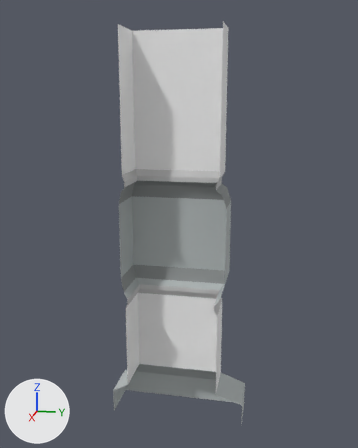
What one commit did to the FBX model BODY/Assets/Main/Meshes/Environment/Pillars/base_pillar_01.FBX.
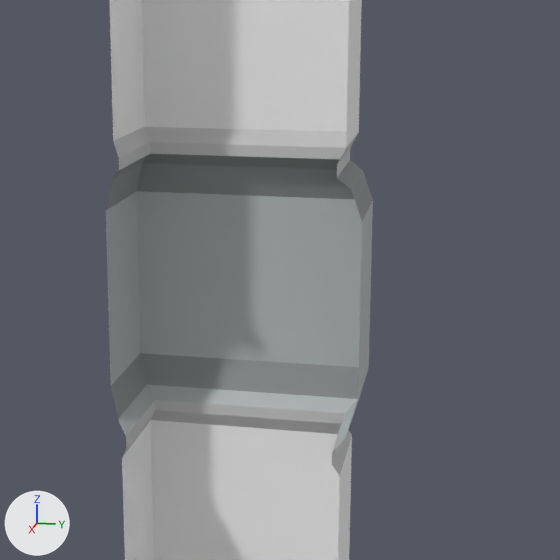
There are two pictures of each version: one whole from a 50 mm lens placed at (4.12, 0.96, 3.34), pointed at (-0.64, 0.01, 2.15), one close up on the part from 21% to 87% of the width and 26% to 79% of the height. Every picture has the same lights, and +X, +Y and +Z are marked at lower left. Where no turn or scale is listed for an object, it has been applied to the vertices. Vertices at the same position are counted once.

The older version as bpy lines, for what is in view:
```python
mat_emission = principled_material('emission')
mat_emission.base_color = (0.588, 0.588, 0.588)  # light grey #cacaca
mat_emission.roughness = 0.859
me_mesh = bpy.data.meshes.new('Mesh')
me_mesh.from_pydata(...)  # 77 vertices, 52 faces; spans x -0.96..-0.24, y -0.71..0.71, z 0.0..4.0
# faces by material slot: [8, 12, 16, 16]
me_mesh.materials.append(mat_basecolor)  # white #f5f5f5
me_mesh.materials.append(mat_leistenkante)  # grey #929696
me_mesh.materials.append(mat_leiste)  # grey #b8bebe
me_mesh.materials.append(mat_emission)  # light grey #cacaca
ob_base_pillar_01 = bpy.data.objects.new('base_pillar_01', me_mesh)
ob_base_pillar_01.location = (0.0, 0.0, 0.0)
```
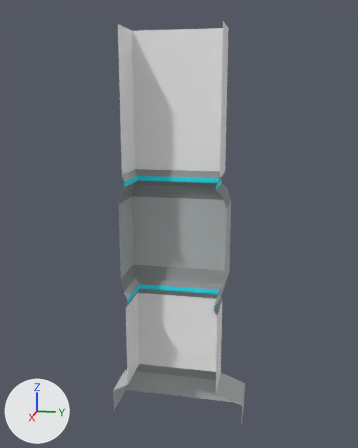
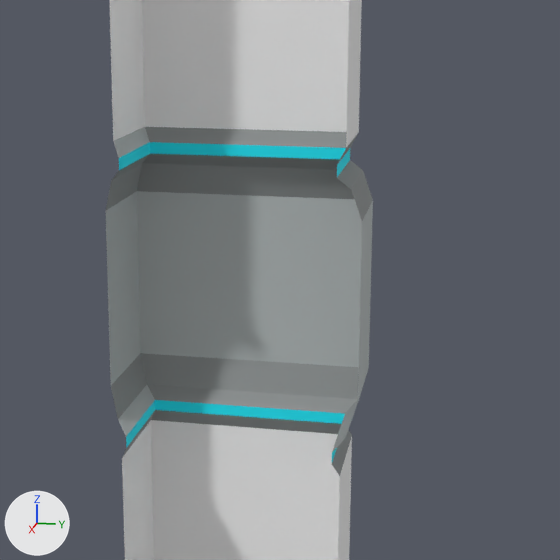
Where the change shows, as pixel boxes (x1, y1, x2, y2) in the close-ups (560 x 560 px):
'base_pillar_01', recoloured
    both: (113, 124, 360, 477)
part 1 of me_mesh, recoloured
    both: (147, 384, 358, 452)
part 2 of me_mesh, recoloured
    both: (122, 410, 352, 476)
part 3 of me_mesh, recoloured
    both: (145, 127, 358, 163)
part 4 of me_mesh, recoloured
    both: (113, 127, 150, 158)

What changed in the scene script:
```text
Change mat_emission:
    mat_emission.base_color: (0.588, 0.588, 0.588) -> (0.00784, 0.847, 1.0)  # light grey #cacaca -> cyan #16edff
Change me_mesh:
    where me_mesh.from_pydata(...)  # 77 vertices, 52 faces; spans x -0.96..-0.24, y -0.71..0.71, z 0.0..4.0
    used by ob_base_pillar_01; location = (0.0, 0.0, 0.0)
    me_mesh part 1: all 3 faces centred in x -0.7..-0.48, y -0.23..0.45, z 1.49 switch from mat_leiste (grey #b8bebe) to mat_leistenkante (grey #929696)
    me_mesh part 2: all 4 faces centred in x -0.69..-0.47, y -0.44..0.44, z 1.39 switch from mat_emission (light grey #cacaca) to mat_leistenkante (grey #929696)
    me_mesh part 3: all 3 faces centred in x -0.69..-0.47, y -0.22..0.44, z 2.65 switch from mat_emission (light grey #cacaca) to mat_leistenkante (grey #929696)
    me_mesh part 4: the 1 face centred in x -0.47, y -0.44, z 2.65 switches from mat_emission (light grey #cacaca) to mat_leiste (grey #b8bebe)
```
